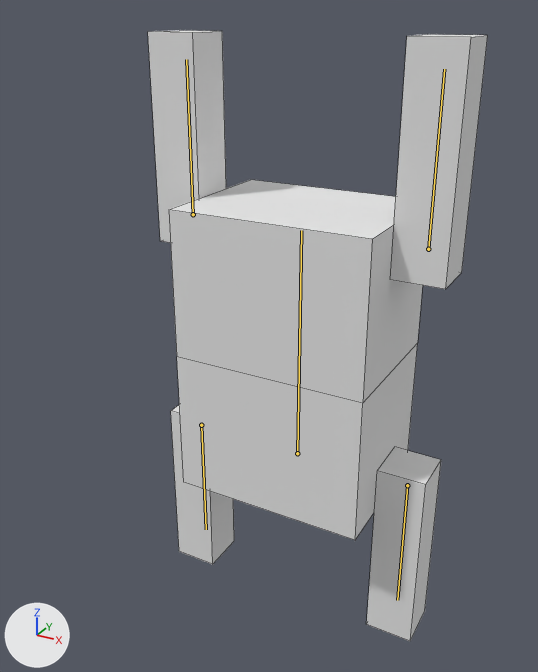
Before and after pictures for a commit that changed the Blender file 397eecsProj/Assets/Player/Meshes/proto.blend.
One viewpoint serves both versions: a 50 mm lens placed at (1.02, -2.08, 1.06), pointed at (-0.04, -0.14, 0.1). The lights are fixed; the arrows at lower left show +X, +Y and +Z. The bones that bend it are drawn over the model as lines. Mesh edges are drawn as thin lines.
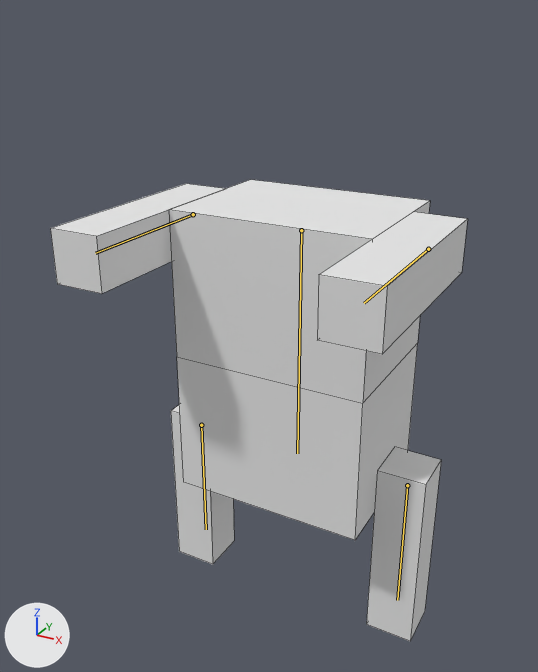
Commit message: moving works!!! pretty much

The newer file adds an action. The first version stands in its rest pose; the second is drawn at frame 0 of the action 'movingObj'.

Changed parts and their boxes (x1, y1, x2, y2) in the pictures (538 x 672 px):
'Cube', posed (23% wider, 25% shorter)
    before: (148, 30, 488, 641)
    after: (50, 180, 468, 641)
bone 'Bone', root to tip
    before: (297, 453) to (301, 230)
    after: (301, 230) to (297, 453)
bone 'arm1.l', root to tip
    before: (201, 425) to (206, 529)
    after: (193, 214) to (95, 253)
bone 'arm1.r', root to tip
    before: (407, 485) to (397, 600)
    after: (428, 249) to (364, 303)

What changed in the scene script:
```text
Change bone_bone:
    where bone_bone = bpy.data.objects['Armature'].pose.bones['Bone']
    bone_bone.location: (0.0, 0.0, 0.0) -> (0.0, 2.5, 0.0)
    bone_bone.rotation_quaternion: (1.0, 0.0, 0.0, 0.0) -> (0.0, 1.0, 0.0, 0.0)  # degrees (0, 0, 0) -> degrees (-180, 0, 0)
Change bone_arm1_l:
    where bone_arm1_l = bpy.data.objects['Armature'].pose.bones['arm1.l']  # child of 'Bone'
    bone_arm1_l.rotation_quaternion: (1.0, 0.0, 0.0, 0.0) -> (0.707, 0.0, 0.0, -0.707)  # degrees (0, 0, 0) -> degrees (0, 0, -90)
Change bone_arm1_r:
    where bone_arm1_r = bpy.data.objects['Armature'].pose.bones['arm1.r']  # child of 'Bone'
    bone_arm1_r.rotation_quaternion: (1.0, 0.0, 0.0, 0.0) -> (0.707, 0.0, 0.0, -0.707)  # degrees (0, 0, 0) -> degrees (0, 0, -90)
```
